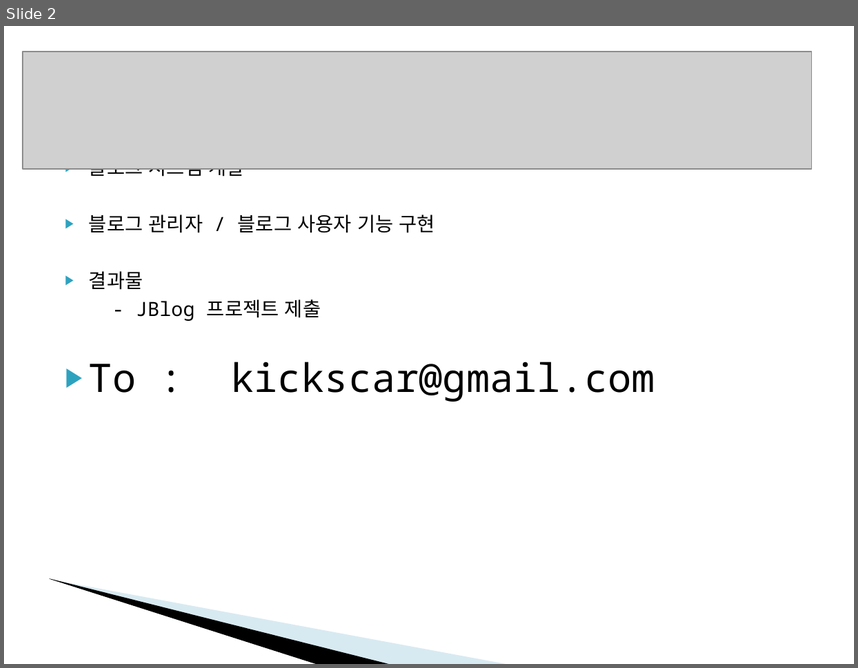
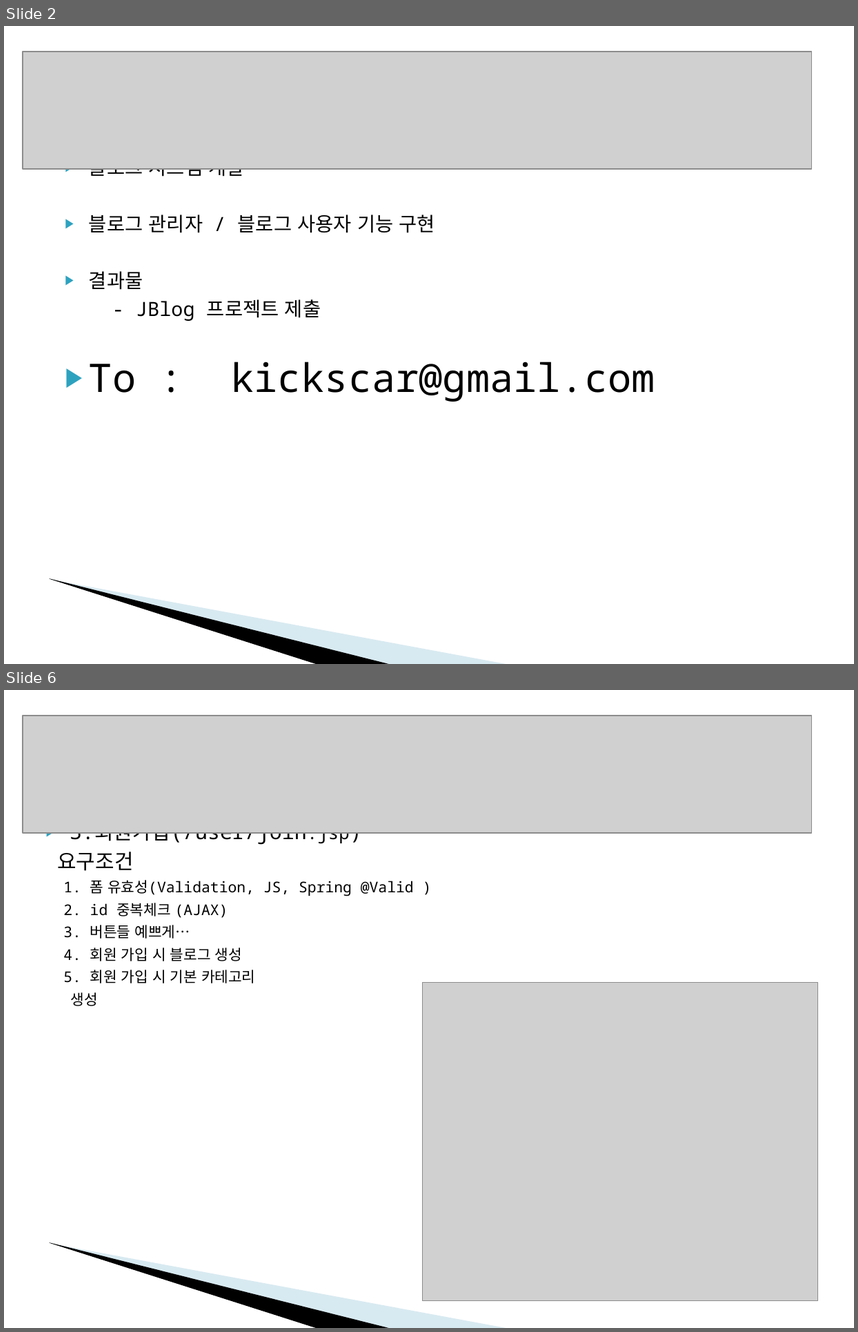
Before and after one commit to babamba/jblog-1, a slide deck: docs/SpringMVC-평가과제.ppt. Shown one above the other, each under a label of ours: slide 2 before the commit, slides 2 and 6 after it; the slides between them are not shown. The pictures are 858x668 and 858x1332 pixels, drawn with LibreOffice and Linux fonts; fonts in the diff are those of the drawing; grey boxes stand for pictures; background and template pictures are left out. Boxes give left, top, right and bottom in pixels: in the first picture for what was removed or moved away, otherwise in the second. Text is boxed around its words. In the diff, an @@ line names an element or a change of style, - is before the commit and + after.

```diff
--- a/docs/SpringMVC-평가과제.ppt
+++ b/docs/SpringMVC-평가과제.ppt
@@ slide 6 added at (4, 690, 854, 1328), background #FFFFFF; not listed: 2 template elements that a slide beside it also shows @@
@@ picture added at (23, 716, 811, 833) @@
@@ text added at (57, 832, 414, 1006), 12.5 pt, text #000000 @@
+▶ 3.회원가입(/user/join.jsp)
+요구조건
+1. 폼 유효성(Validation, JS, Spring @Valid )
+2. id 중복체크 (AJAX)
+3. 버튼들 예쁘게…
+4. 회원 가입 시 블로그 생성
+5. 회원 가입 시 기본 카테고리
+생성
@@ picture added at (422, 983, 818, 1301) @@
```
Also in this commit, not shown: 4 slides changed, 5 other slides added, 8 slides removed.
